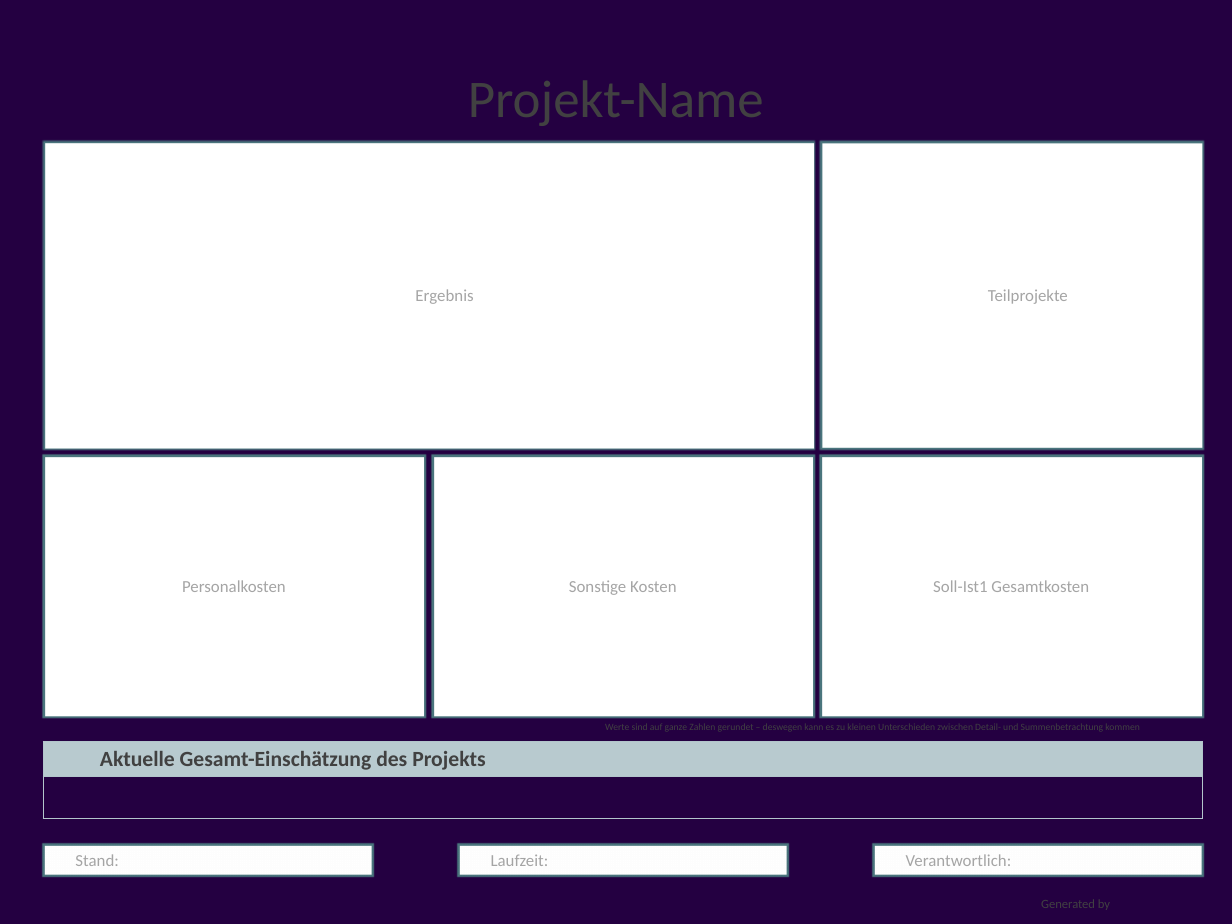
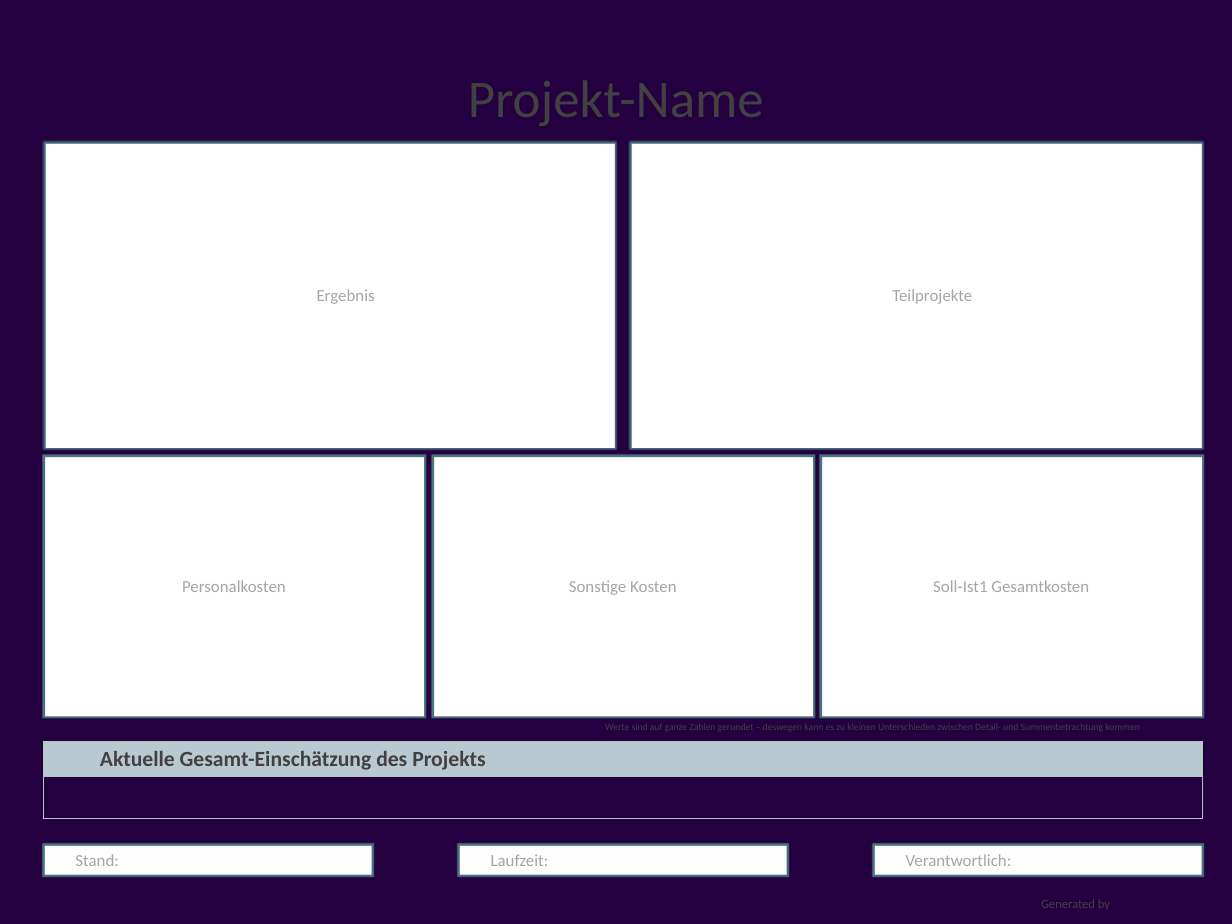
Before and after one commit to visbo-open-source/visbo-projectboard, a slide deck: slide 4 of Projectboard/Projectboard/bin/Debug/requirements/templatedossier.pptx (slide 3 before the commit). Drawn at 1232x924 pixels with LibreOffice and Linux fonts; fonts in the diff are those of the drawing; background and template pictures are left out. Boxes give left, top, right and bottom in pixels: in the first picture for what was removed or moved away, otherwise in the second. Text is boxed around its words. In the diff, an @@ line names an element or a change of style, - is before the commit and + after.

```diff
--- a/Projectboard/Projectboard/bin/Debug/requirements/templatedossier.pptx
+++ b/Projectboard/Projectboard/bin/Debug/requirements/templatedossier.pptx
@@ rectangle "Ergebnis": place and size @@
-rectangle "Ergebnis" at [43,141,814,448]
+rectangle "Ergebnis" at [43,141,616,448]
@@ rectangle "Teilprojekte": place and size @@
-rectangle "Teilprojekte" at [820,141,1203,448]
+rectangle "Teilprojekte" at [630,141,1203,448]
```
Also in this commit, not shown: 1 slide added, 9 other files.
